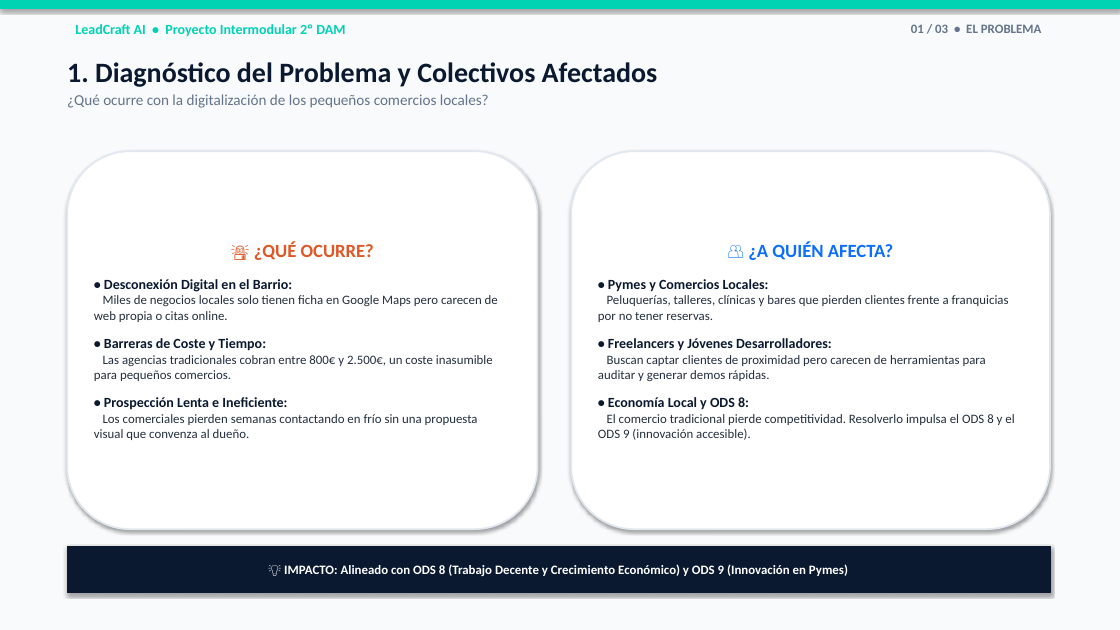
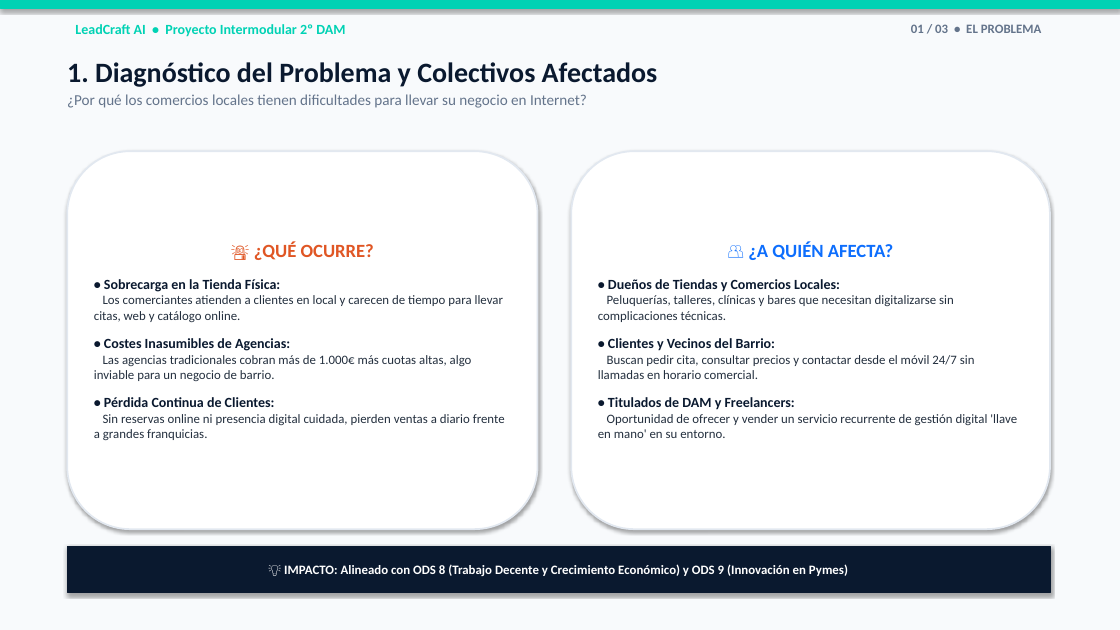
Before and after one commit to Kaik180/Curso-Dam2, a slide deck: slide 1 of Proyecto intermodular/UD1/Tarea0-2DAM/Tarea0_LeadCraft_Presentacion.pptx. Drawn at 1120x630 pixels with LibreOffice and Linux fonts; fonts in the diff are those of the drawing. Boxes give left, top, right and bottom in pixels: in the first picture for what was removed or moved away, otherwise in the second. Text is boxed around its words. In the diff, an @@ line names an element or a change of style, - is before the commit and + after.

Commit message:
docs(intermodular): enfocar propuesta de Tarea 0 e Hito 1 en venta de servicio para tiendas locales

```diff
--- a/Proyecto intermodular/UD1/Tarea0-2DAM/Tarea0_LeadCraft_Presentacion.pptx
+++ b/Proyecto intermodular/UD1/Tarea0-2DAM/Tarea0_LeadCraft_Presentacion.pptx
@@ text at [67, 94, 587, 108]: text changed @@
-¿Qué ocurre con la digitalización de los pequeños comercios locales?
+¿Por qué los comercios locales tienen dificultades para llevar su negocio en Internet?
@@ text in rounded rectangle at [94, 279, 505, 440]: text changed @@
-• Desconexión Digital en el Barrio:
-Miles de negocios locales solo tienen ficha en Google Maps pero carecen de web propia o citas online.
-• Barreras de Coste y Tiempo:
-Las agencias tradicionales cobran entre 800€ y 2.500€, un coste inasumible para pequeños comercios.
-• Prospección Lenta e Ineficiente:
-Los comerciales pierden semanas contactando en frío sin una propuesta visual que convenza al dueño.
+• Sobrecarga en la Tienda Física:
+Los comerciantes atienden a clientes en local y carecen de tiempo para llevar citas, web y catálogo online.
+• Costes Inasumibles de Agencias:
+Las agencias tradicionales cobran más de 1.000€ más cuotas altas, algo inviable para un negocio de barrio.
+• Pérdida Continua de Clientes:
+Sin reservas online ni presencia digital cuidada, pierden ventas a diario frente a grandes franquicias.
@@ text in rounded rectangle at [598, 279, 1017, 438]: text changed @@
-• Pymes y Comercios Locales:
-Peluquerías, talleres, clínicas y bares que pierden clientes frente a franquicias por no tener reservas.
-• Freelancers y Jóvenes Desarrolladores:
-Buscan captar clientes de proximidad pero carecen de herramientas para auditar y generar demos rápidas.
-• Economía Local y ODS 8:
-El comercio tradicional pierde competitividad. Resolverlo impulsa el ODS 8 y el ODS 9 (innovación accesible).
+• Dueños de Tiendas y Comercios Locales:
+Peluquerías, talleres, clínicas y bares que necesitan digitalizarse sin complicaciones técnicas.
+• Clientes y Vecinos del Barrio:
+Buscan pedir cita, consultar precios y contactar desde el móvil 24/7 sin llamadas en horario comercial.
+• Titulados de DAM y Freelancers:
+Oportunidad de ofrecer y vender un servicio recurrente de gestión digital 'llave en mano' en su entorno.
```
Also in this commit, not shown: 2 other slides changed, 11 other files.
